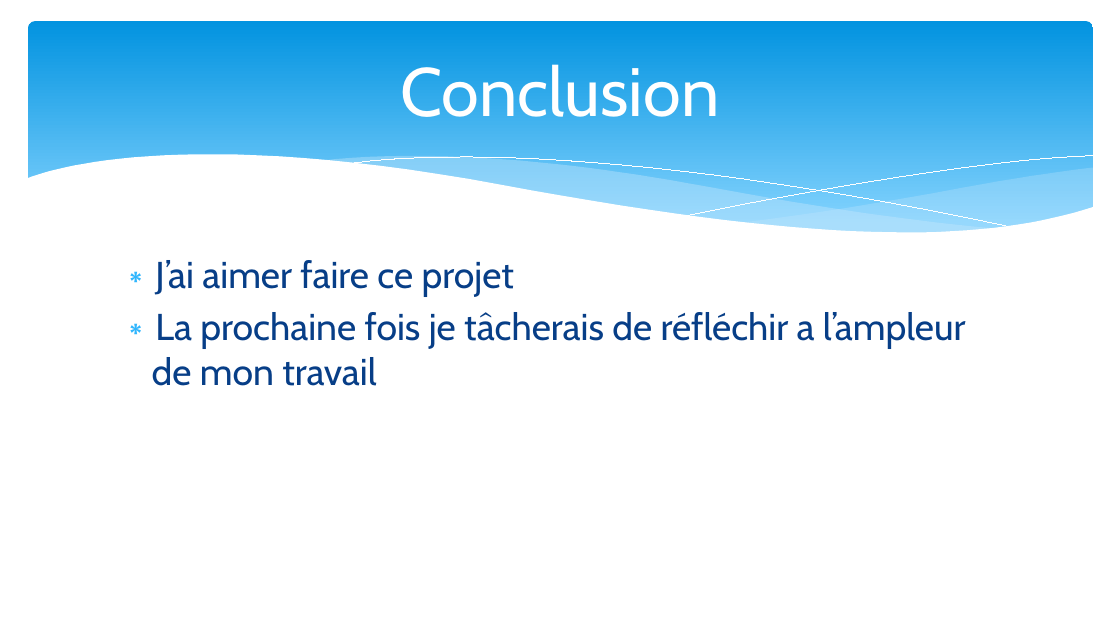
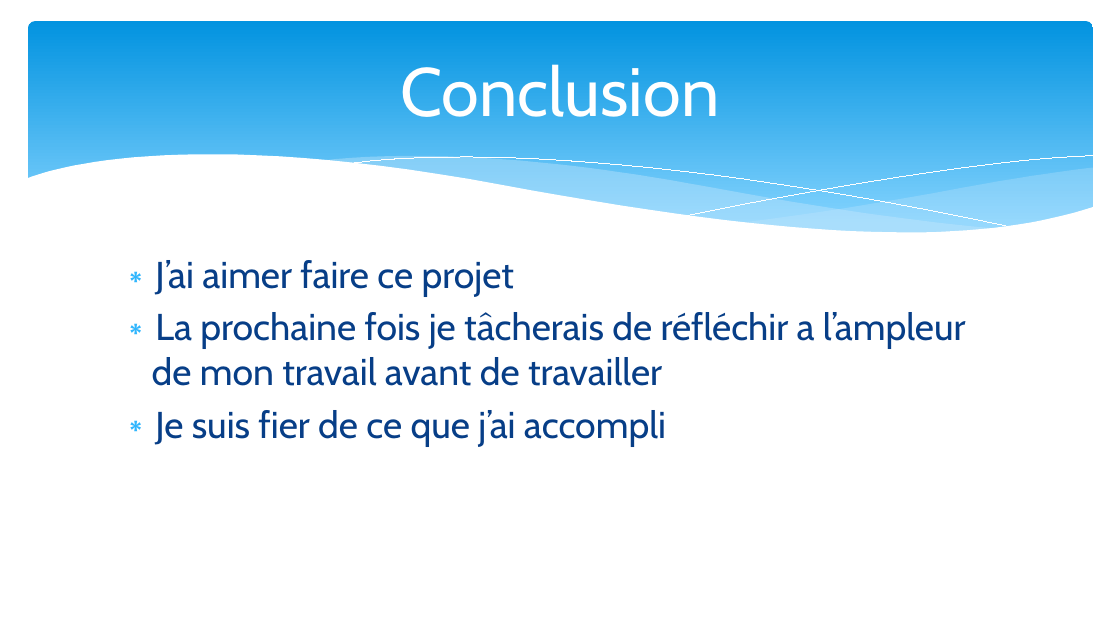
Before and after one commit to moiap13/Annonces_en_ligne, a slide deck: slide 5 of Documentation/Presentation/presentation_annonce_a.pptx. Drawn at 1120x630 pixels with LibreOffice and Linux fonts; fonts in the diff are those of the drawing. Boxes give left, top, right and bottom in pixels: in the first picture for what was removed or moved away, otherwise in the second. Text is boxed around its words. In the diff, an @@ line names an element or a change of style, - is before the commit and + after.

```diff
--- a/Documentation/Presentation/presentation_annonce_a.pptx
+++ b/Documentation/Presentation/presentation_annonce_a.pptx
@@ text at [152, 312, 966, 446]: text changed @@
-∗ La prochaine fois je tâcherais de réfléchir a l’ampleur de mon travail
+∗ La prochaine fois je tâcherais de réfléchir a l’ampleur de mon travail avant de travailler
+∗ Je suis fier de ce que j’ai accompli
```
Also in this commit, not shown: 1 slide added, 40 other files.
